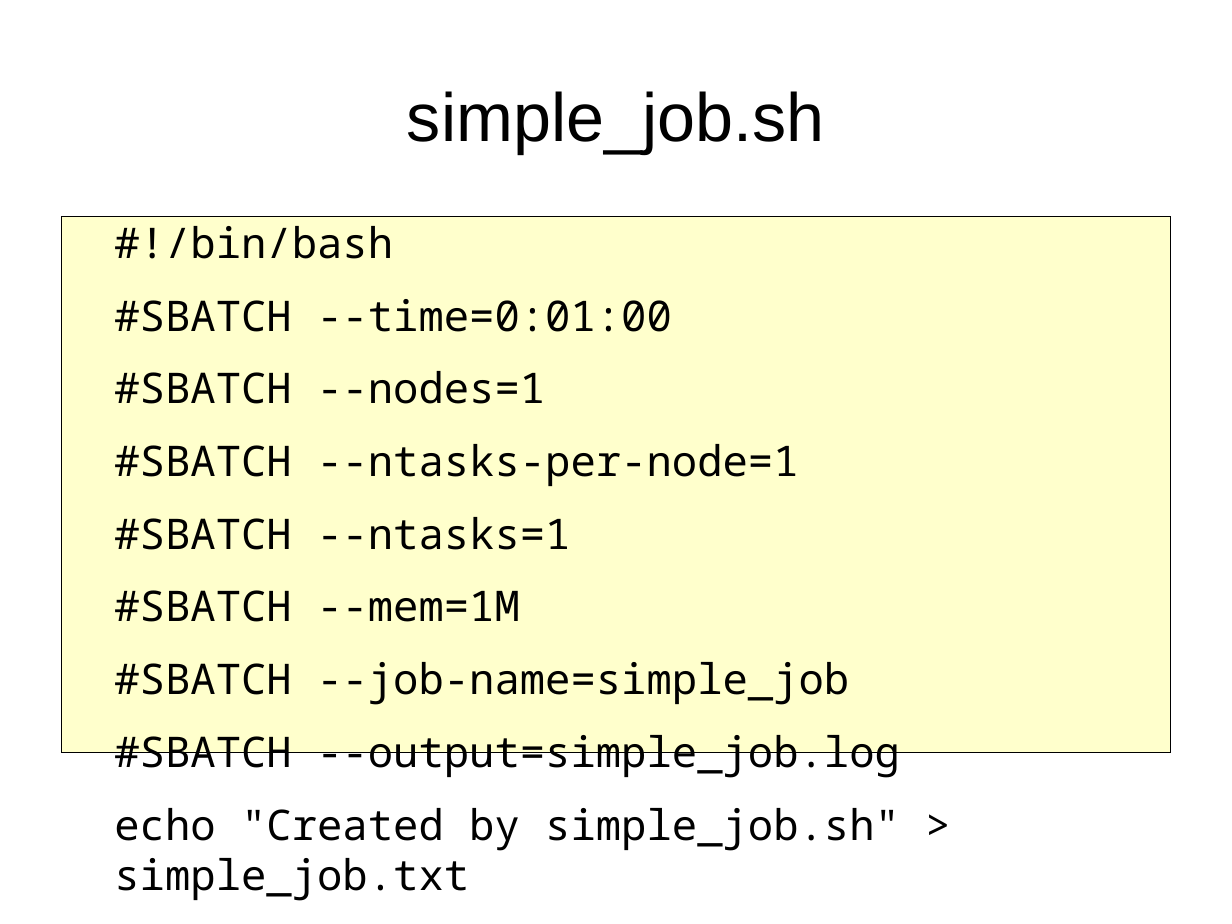
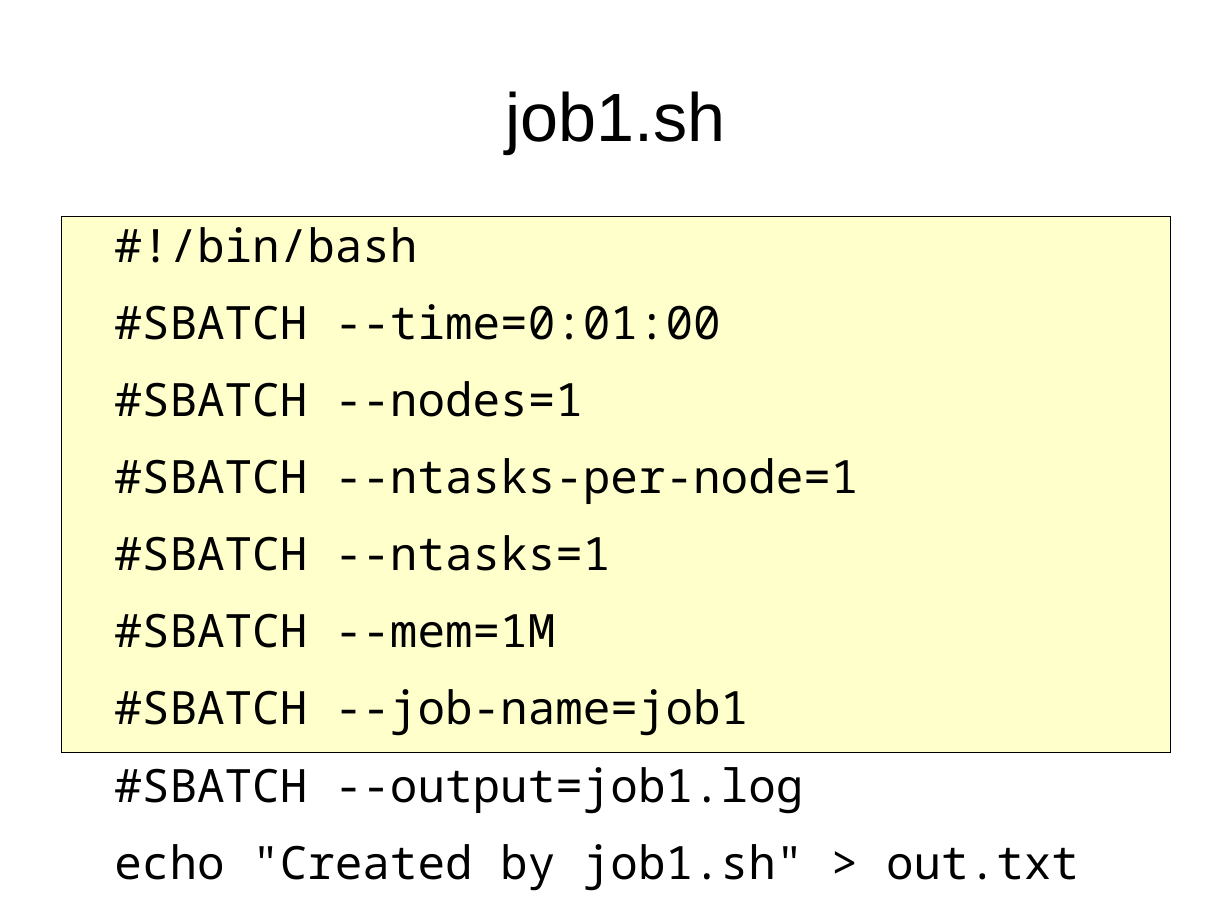
Before and after one commit to richelbilderbeek/peregrine, a slide deck: slide 11 of ParallelComputation.odp. Drawn at 1232x924 pixels with LibreOffice and Linux fonts; fonts in the diff are those of the drawing. Boxes give left, top, right and bottom in pixels: in the first picture for what was removed or moved away, otherwise in the second. Text is boxed around its words. In the diff, an @@ line names an element or a change of style, - is before the commit and + after.

```diff
--- a/ParallelComputation.odp
+++ b/ParallelComputation.odp
@@ title at [506,91,726,153]: text changed @@
-simple_job.sh
+job1.sh
@@ text at [114,227,859,648]: size 27.2 to 29.6 pt in "#!/bin/bash", "#SBATCH --time=0:01:00", "#SBATCH --nodes=1", "#SBATCH --ntasks-per-node=1" and 2 more places @@
@@ text at [114,689,1079,891]: text changed; size 27.2 to 29.6 pt @@
-#SBATCH --job-name=simple_job
-#SBATCH --output=simple_job.log
-echo "Created by simple_job.sh" > simple_job.txt
+#SBATCH --job-name=job1
+#SBATCH --output=job1.log
+echo "Created by job1.sh" > out.txt
```
Also in this commit, not shown: 2 other slides changed, 6 slides added, 11 other files.
